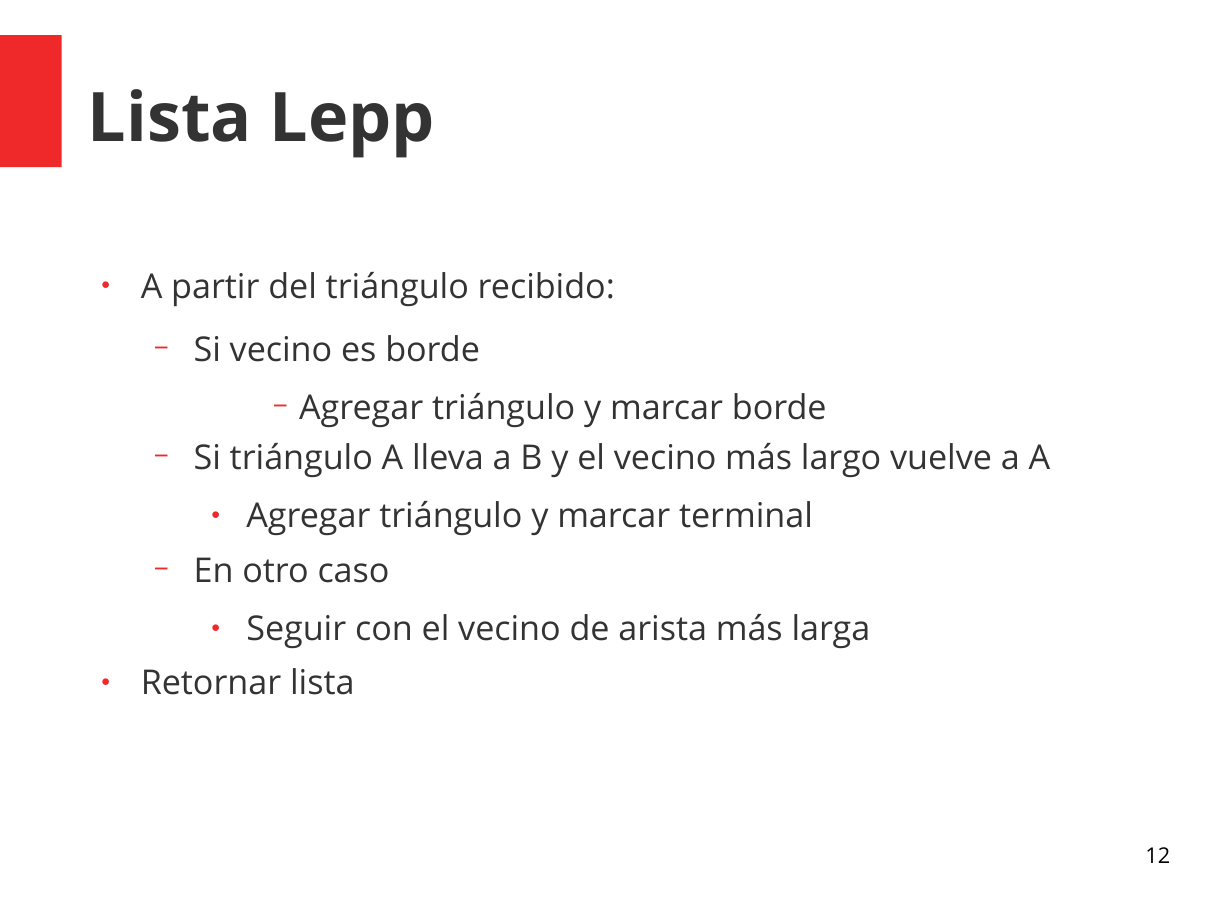
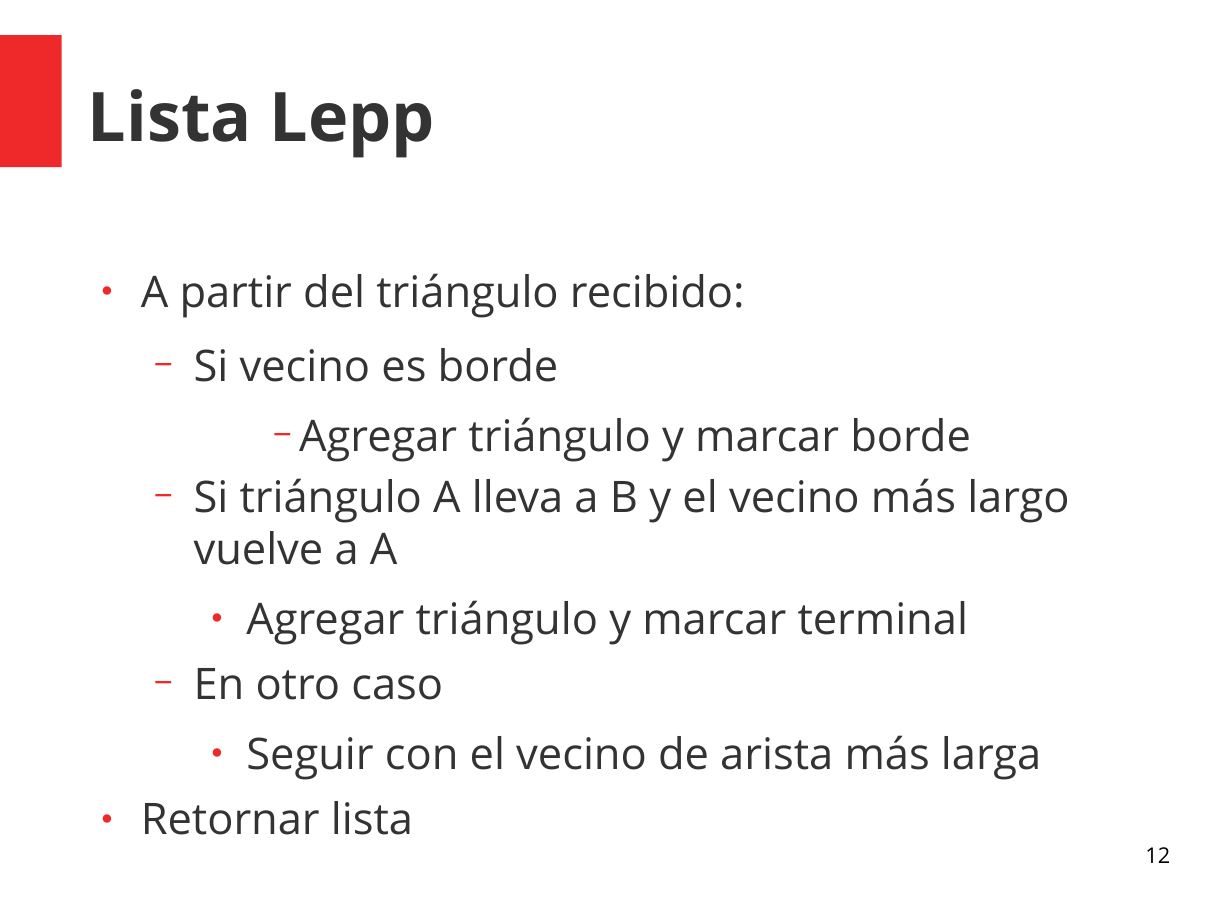
Before and after one commit to KaiLuQiu/LeppDelaunay, a slide deck: slide 12 of Presentación/Presentacion Final Tarea 2.odp. Drawn at 1232x924 pixels with LibreOffice and Linux fonts; fonts in the diff are those of the drawing. Boxes give left, top, right and bottom in pixels: in the first picture for what was removed or moved away, otherwise in the second. Text is boxed around its words. In the diff, an @@ line names an element or a change of style, - is before the commit and + after.

```diff
--- a/Presentación/Presentacion Final Tarea 2.odp
+++ b/Presentación/Presentacion Final Tarea 2.odp
@@ text "A partir del triángulo recibido:" at bbox=[141, 273, 1069, 780]: size 22 to 28 pt @@
```
Also in this commit, not shown: 5 other slides changed, 16 slides added, 1 slide removed, 3 other files.
